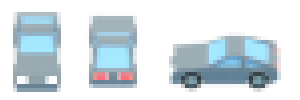
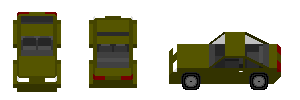
Before/after of a (300, 100) layered artwork. What changed in the layer stack:
removed layer "Слой 21" over [169, 32, 281, 92]
removed layer "Слой 20" over [89, 12, 137, 88]
removed layer "Слой 19" over [13, 12, 61, 92]
added layer "light" (25%) above "dark" over [21, 32, 269, 68]
added layer "dark" (50%) above "b" over [21, 16, 263, 68]
added group "b" with 8 layers above "help" over [13, 12, 281, 92]
added layer "yellow" in group "b" over [13, 12, 281, 92]
